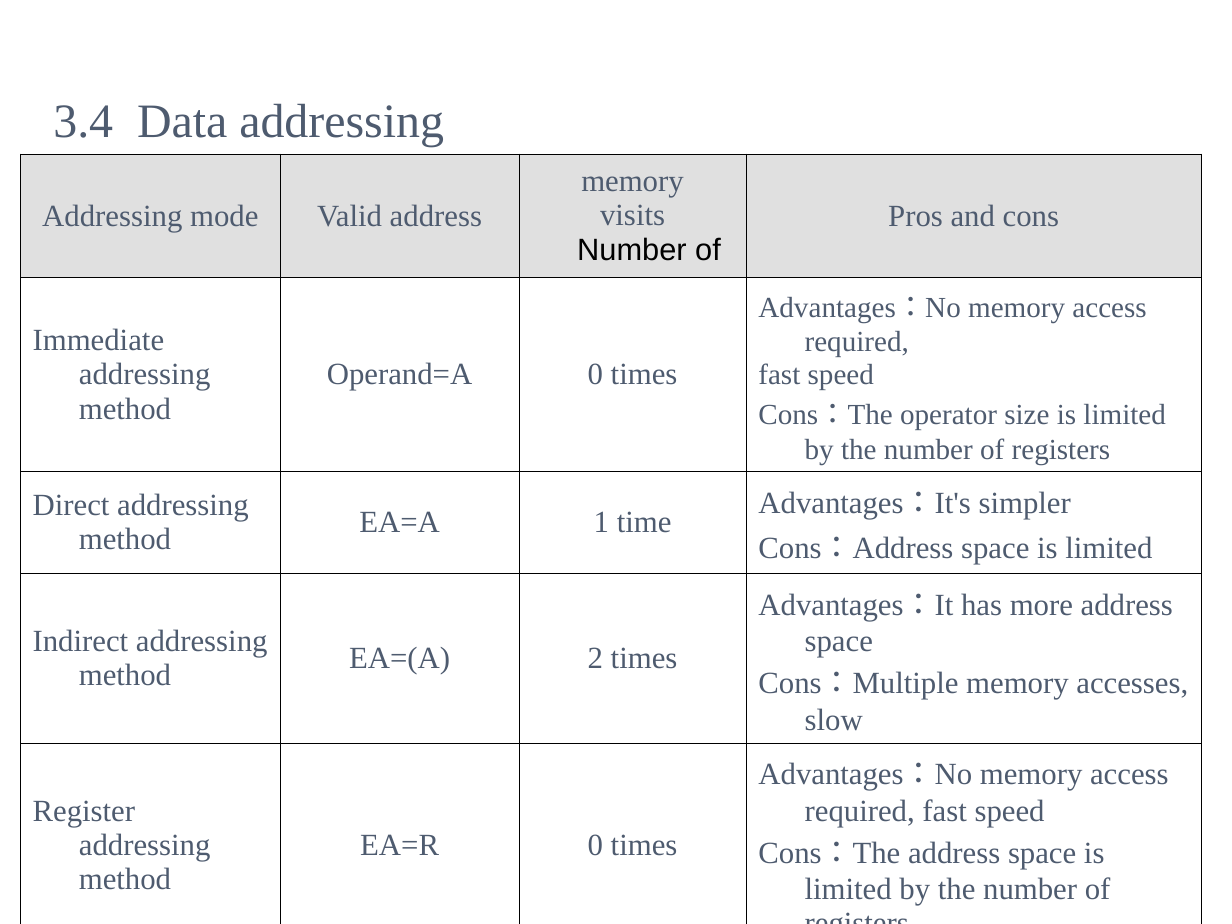
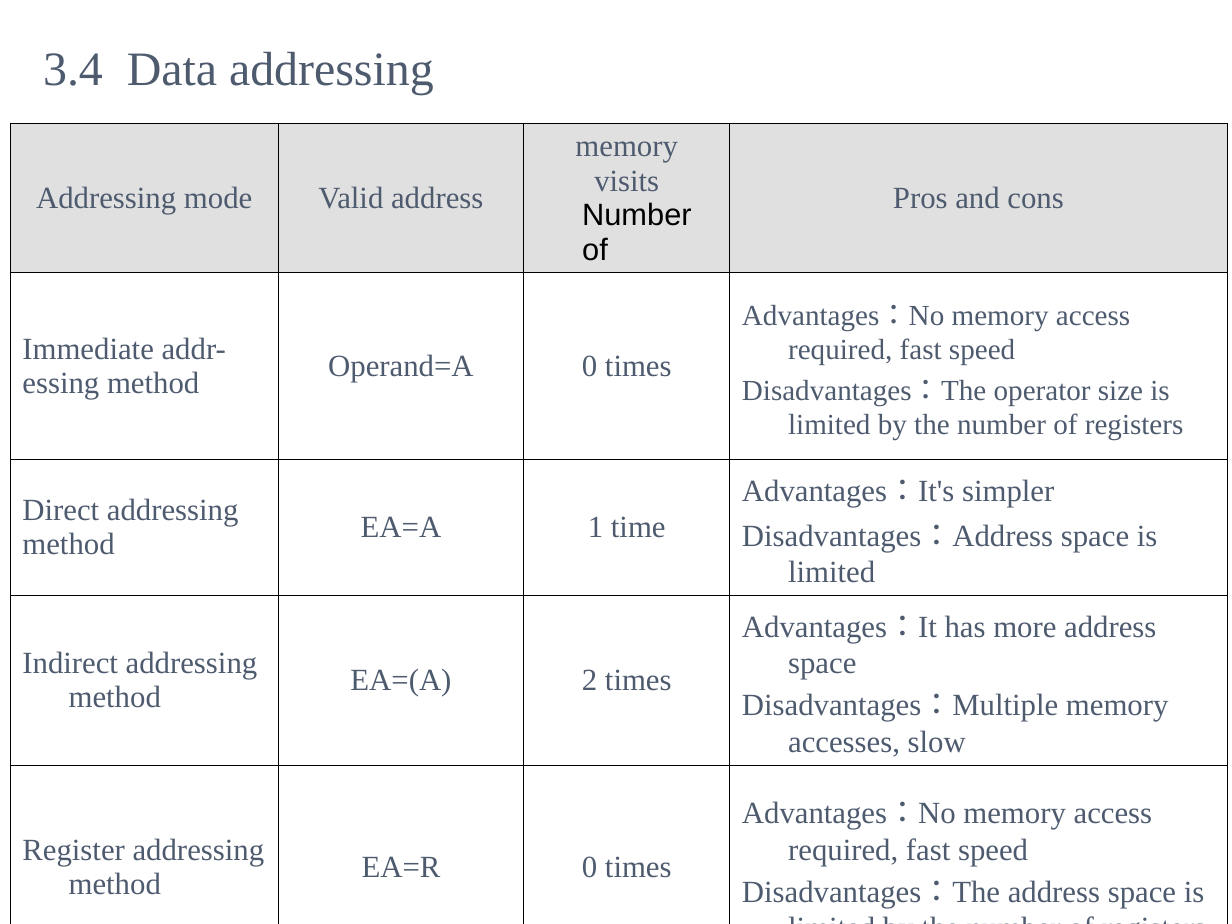
Before and after one commit to kevincdj3269-hash/CLASS-Comptuer-Architecture-, a slide deck: slide 86 of Course/ch03.ppt. Drawn at 1232x924 pixels with LibreOffice and Linux fonts; fonts in the diff are those of the drawing; background and template pictures are left out. Boxes give left, top, right and bottom in pixels: in the first picture for what was removed or moved away, otherwise in the second. Text is boxed around its words. In the diff, an @@ line names an element or a change of style, - is before the commit and + after.

```diff
--- a/Course/ch03.ppt
+++ b/Course/ch03.ppt
@@ title "3.4 Data addressing": place and size @@
-title "3.4 Data addressing" at (53, 103, 444, 147)
+title "3.4 Data addressing" at (43, 51, 434, 95)
@@ table at (10, 123, 1227, 914) @@
-row 2, column 1: Immediate addressing method
+row 2, column 1: Immediate addr- / essing method
-row 2, column 4: Advantages：No memory access required, / fast speed / Cons：The operator size is limited by the number of registers
+row 2, column 4: Advantages：No memory access required, fast speed / Disadvantages：The operator size is limited by the number of registers
-row 3, column 1: Direct addressing method
+row 3, column 1: Direct addressing / method
-row 3, column 4: Advantages：It's simpler / Cons：Address space is limited
+row 3, column 4: Advantages：It's simpler / Disadvantages：Address space is limited
-row 4, column 4: Advantages：It has more address space / Cons：Multiple memory accesses, slow
+row 4, column 4: Advantages：It has more address space / Disadvantages：Multiple memory accesses, slow
-row 5, column 4: Advantages：No memory access required, fast speed / Cons：The address space is limited by the number of registers
+row 5, column 4: Advantages：No memory access required, fast speed / Disadvantages：The address space is limited by the number of registers
@@ table: place and size @@
-table at (21, 154, 1202, 910)
+table at (10, 123, 1227, 914)
```
Also in this commit, not shown: 41 other slides changed.
